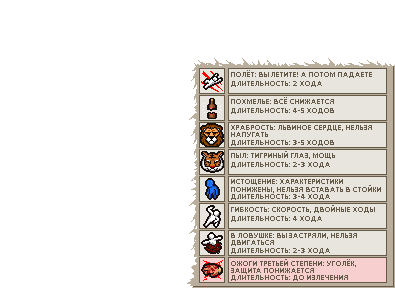
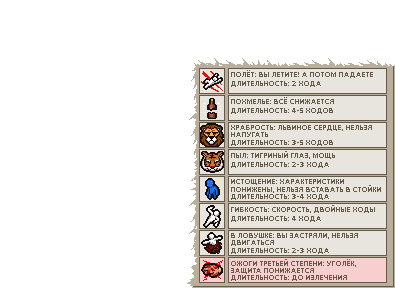
Layer changes from the first 395 x 288 image to the second:
added group "Перевод" with 3 layers above "Шрифты" over [231, 72, 373, 281]
added layer "Layer 2" in group "Перевод" over [231, 72, 373, 281]
renamed "Слой 1" to "Первый", hid it, moved it into group "Перевод" over [231, 72, 373, 281]
